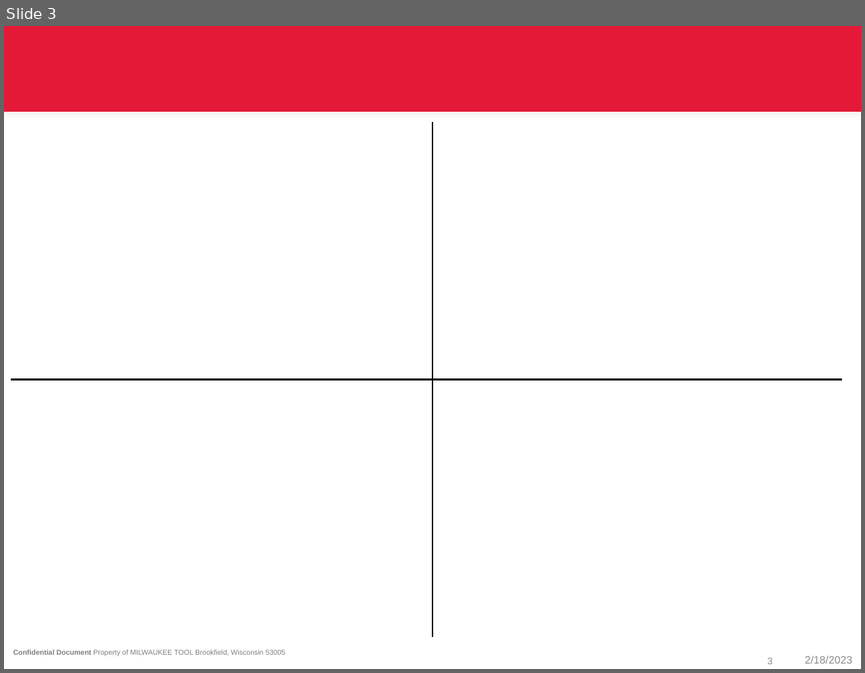
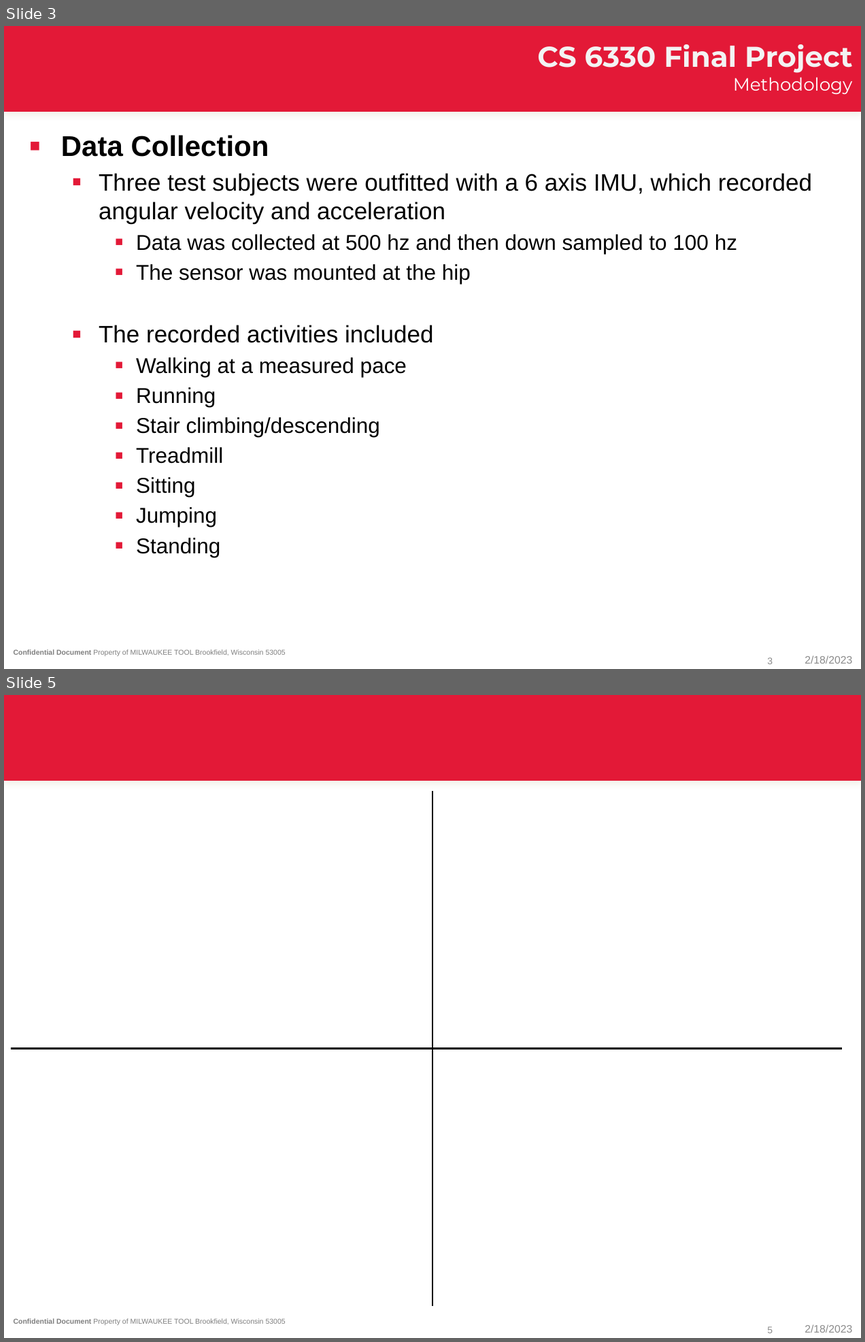
Before and after one commit to rgeorgebu/cs6330-final-project, a slide deck: CS 6330 Final Project.pptx. Shown one above the other, each under a label of ours: slide 3 before the commit, slides 3 and 5 after it; the slides between them are not shown. The pictures are 865x673 and 865x1342 pixels, drawn with LibreOffice and Linux fonts; fonts in the diff are those of the drawing; background and template pictures are left out. Boxes give left, top, right and bottom in pixels: in the first picture for what was removed or moved away, otherwise in the second. Text is boxed around its words. In the diff, an @@ line names an element or a change of style, - is before the commit and + after.

```diff
--- a/CS 6330 Final Project.pptx
+++ b/CS 6330 Final Project.pptx
@@ slide 3 added at box(4, 26, 861, 669), background #FFFFFF; not listed: 2 template elements that a slide beside it also shows @@
@@ title added at box(537, 44, 852, 73), 24 pt, text #F3F3F3, bold @@
+CS 6330 Final Project
@@ text added at box(733, 77, 853, 95), 15 pt, text #FFFFFF @@
+Methodology
@@ text added at box(61, 135, 812, 557), 18 pt, text #000000 @@
+▪ Data Collection
+  ▪ Three test subjects were outfitted with a 6 axis IMU, which recorded angular velocity and acceleration
+    ▪ Data was collected at 500 hz and then down sampled to 100 hz
+    ▪ The sensor was mounted at the hip
+  ▪ The recorded activities included
+    ▪ Walking at a measured pace
+    ▪ Running
+    ▪ Stair climbing/descending
+    ▪ Treadmill
+    ▪ Sitting
+    ▪ Jumping
+    ▪ Standing
@@ page number added at box(767, 657, 772, 664), 8 pt, text #8C8C8C @@
+3
@@ text added at box(804, 655, 852, 663), 9 pt, text #8C8C8C @@
+2/18/2023
@@ what was slide 3 is now slide 5 @@
@@ page number at box(767, 1326, 772, 1333): text changed @@
-3
+5
```
Also in this commit, not shown: 1 slide changed, 1 other slide added, 3 other files.
